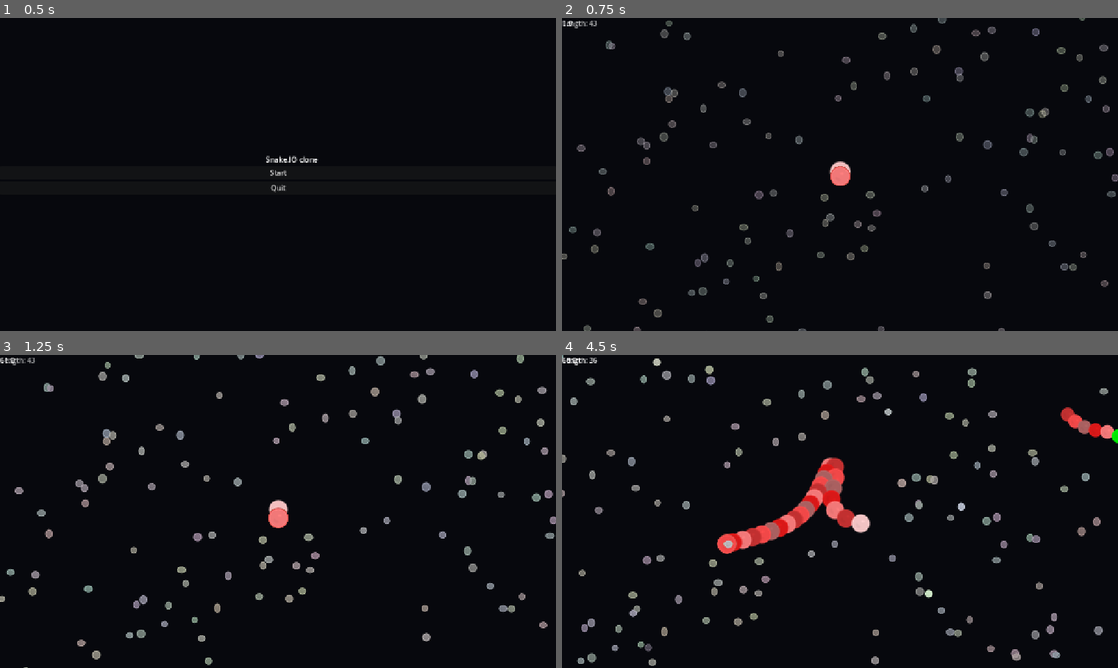
Above: before the commit, frames 1-4 (two rows, left to right).
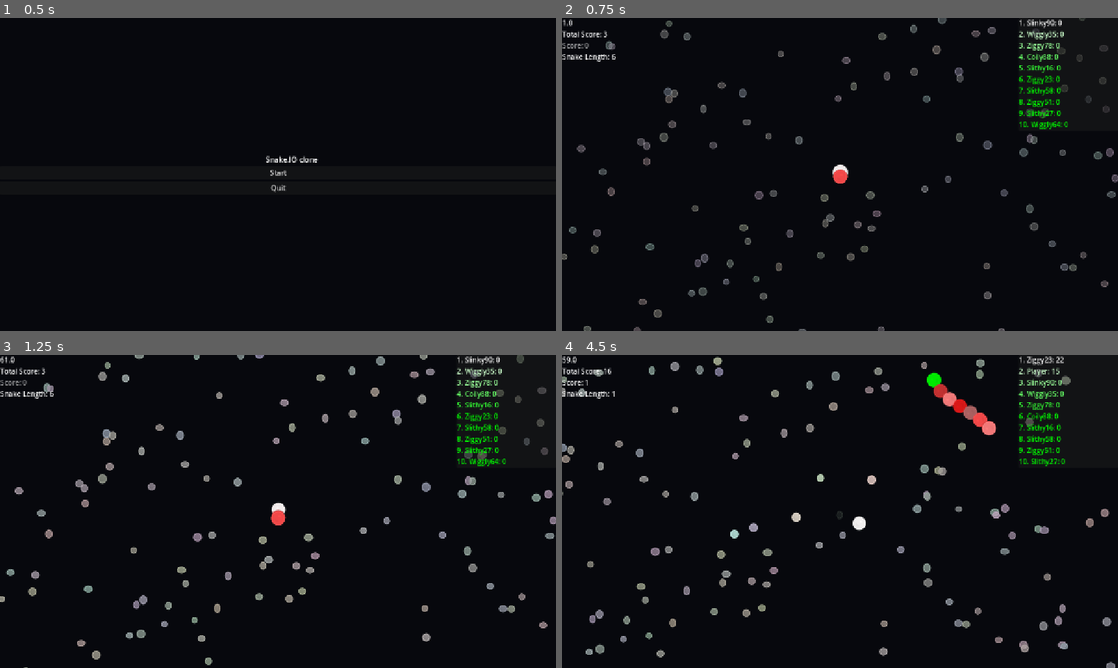
Above: after the commit, the same moments.

Repository: NotDomino/snake.io-clone
Game: Godot game, scene res://menu.tscn
Same seed, same stepped clock (60 frames per second), same inputs: the game is played once before the commit and once after it.
Inputs (mouse positions are in pixels of both pictures, inside the frame that each line leads up to):
- Up to frame 1 (0.5 s): no input
- Up to frame 2 (0.75 s): click "Start" at 0.5 s
- Up to frame 3 (1.25 s): no input
- Up to frame 4 (4.5 s): move the mouse to (962, 495) at 1.27 s; press the mouse at (962, 495) at 1.28 s; move the mouse to (728, 527) at 2.02 s; release the mouse at (728, 527) at 2.03 s; click (728, 527) at 2.1 s; move the mouse to (895, 442) at 2.77 s; press the mouse at (895, 442) at 2.78 s; move the mouse to (812, 574) at 3.52 s; release the mouse at (812, 574) at 3.53 s; click (812, 574) at 3.6 s; move the mouse to (1006, 558) at 4.27 s; press the mouse at (1006, 558) at 4.28 s

Frame 1 is identical in both runs. In frame 2, 2.7% of the frame differs, in the area x 0-100%, y 0-100%; in frame 3, 2.3%; in frame 4, 11%.

Commit message:
Added a leaderboard

Diff:
--- a/camera.gd
+++ b/camera.gd
@@ -1,6 +1,6 @@
 extends Camera2D
 
-@onready var snake_head = $"../SnakeHead"  # Adjust path if needed
+@onready var player_snake: Area2D = $"../PlayerSnake"
 
 func _physics_process(_delta):
-	global_position = snake_head.global_position
+	global_position = player_snake.global_position
--- a/global.gd
+++ b/global.gd
@@ -2,3 +2,7 @@
 
 const BODY_SEGMENT = preload("res://body_segment.tscn")
 const FOOD = preload("res://food.tscn")
+
+var name_pool: Array[String] = [
+	"Slithy", "Wiggly", "Ziggy", "Coily", "Nibbles", "Slinky"
+	]  # Playful; expand for variety
--- a/main.gd
+++ b/main.gd
@@ -1,7 +1,8 @@
 extends Node2D
 
-@onready var snake_head = $SnakeHead
+@onready var player_snake: Area2D = $PlayerSnake
 @onready var arena_boundary: Area2D = $ArenaBoundary
+@onready var leaderboard_container: VBoxContainer = %Leaderboard  # Add in UI.tscn: VBox top-right, font playful
 
 @export var food_scene: PackedScene  # Assign food.tscn in Inspector
 @export var enemy_scene: PackedScene  # Duplicate snake_head.tscn as enemy.tscn, assign in Inspector
@@ -15,45 +16,51 @@
 var target_food_density: int = 1  # Per 100x100 area; tweak for playful scatter without web node overload (aim <500 total)
 var center_bonus: float = 3.0  # Max density multiplier at exact center; tweak 2-5 for balance
 
-
-
+var leaderboard_timer: Timer
+var leaderboard: Array = []  # Sorted [snake, name, score]; fast array
 
 
 func _ready():
-	snake_head.area_entered.connect(func(area): if area.is_in_group("Food"): spawn_food())  # Respawn on eat
+	player_snake.area_entered.connect(func(area): if area.is_in_group("Food"): spawn_food())  # Respawn on eat
 
 	# Spawn initial snake head at center
-	snake_head.position = arena_boundary.position
+	player_snake.position = arena_boundary.position
 
 	arena_center = arena_boundary.position
 	arena_radius = (600 - 32) * 20  # 20x scale; web-ok floats, no precision loss under 1e5
 
 
-	for i in 40:  # Initial playful length; scales well for web start
-		snake_head.add_segment()
+	for i in 3:  # Initial playful length; scales well for web start
+		player_snake.add_segment()
 
 
-	for i in 30:  # Oversize pool for buffer; web-instantiate only at load
+	for i in 50:  # Oversize pool for buffer; web-instantiate only at load
 		var enemy = enemy_scene.instantiate()
 		enemy.visible = false
 		enemy.process_mode = Node.PROCESS_MODE_DISABLED
 		add_child(enemy)  # Tree early for refs
 		enemy_pool.append(enemy)
-	for i in 20:
+
+	for i in 40:
 		activate_enemy()
 
-	snake_head.died.connect(_on_snake_died)
+	player_snake.died.connect(_on_snake_died)
+	leaderboard_timer = Timer.new()
+	leaderboard_timer.wait_time = 1.0  # Low freq for web CPU opt
+	leaderboard_timer.autostart = true
+	leaderboard_timer.timeout.connect(update_leaderboard)
+	add_child(leaderboard_timer)
+	update_leaderboard()  # Initial
 
 	spawn_food()
 
 
 func _process(delta):
-	$%FPS.text = str(Engine.get_frames_per_second())
 	var cam_rect = get_viewport_rect()  # Simpler bounds; assumes camera centered on head, web-opt no inverse
-	cam_rect.position = snake_head.position - cam_rect.size / 2  # Offset to player view
+	cam_rect.position = player_snake.position - cam_rect.size / 2  # Offset to player view
 	foods = foods.filter(is_instance_valid)  # Prune freed refs; web-safe array clean to avoid crashes
-	var near_foods = foods.filter(func(f): return cam_rect.has_point(f.position) or f.position.distance_to(snake_head.position) < 2000)
-	var dist_to_center = snake_head.position.distance_to(arena_center)
+	var near_foods = foods.filter(func(f): return cam_rect.has_point(f.position) or f.position.distance_to(player_snake.position) < 2000)
+	var dist_to_center = player_snake.position.distance_to(arena_center)
 	var effective_density = target_food_density * (1 + center_bonus / (1 + dist_to_center / arena_radius * 0.1))  # Falloff bias; denser central, normalizes to radius scale
 	var target_count = effective_density * (cam_rect.size.x * cam_rect.size.y / 10000.0)
 	if near_foods.size() < target_count:
@@ -80,6 +87,8 @@
 	var dist = sqrt(randf()) * arena_radius * 0.8
 	enemy.position = arena_center + Vector2(cos(angle), sin(angle)) * dist
 	enemy.skin_hue_offset = randi_range(0, enemy.skin_colors.size() - 1)  # Per-bot shift for varied rainbow starts;
+	enemy.username = Global.name_pool[randi() % Global.name_pool.size()] + str(randi_range(1,99))  # e.g., "Slithy42"; web-light randi
+
 	enemy.visible = true
 	enemy.process_mode = Node.PROCESS_MODE_INHERIT
 	enemy.area_entered.connect(_on_enemy_collision.bind(enemy))
@@ -91,33 +100,34 @@
 	var food = food_scene.instantiate()
 	var angle = randf() * TAU
 	var dist = sqrt(randf()) * 1000
-	food.position = snake_head.position + Vector2(cos(angle), sin(angle)) * dist
+	food.position = player_snake.position + Vector2(cos(angle), sin(angle)) * dist
 	food.scale = Vector2(randf_range(0.8,1.2), randf_range(0.8,1.2))
 	food.food_value = randi_range(1, 3)
 	call_deferred("add_child", food)  # Safe during physics flush; web-opt defer
 	foods.append(food)
 
 
+func update_leaderboard():
+	leaderboard.clear()
+	leaderboard.append([player_snake, player_snake.username, player_snake.total_points])
+	for enemy in enemies:
+		leaderboard.append([enemy, enemy.username, enemy.total_points])  # bot_name from below
+	leaderboard.sort_custom(func(a,b): return a[2] > b[2])  # Descending score; fast for <30
+	if leaderboard.size() > 10: leaderboard.resize(10)  # Cap for UI/perf
+
 func _on_food_eaten(body: Node2D, food: Area2D):
-	if body == snake_head:
+	if body == player_snake:
 		# Grow snake later; for now, respawn
 		food.queue_free()
 		spawn_food()
 
 
 func _on_snake_died():
-	# Quick reset for web playtesting; expand to score/UI later
-	for seg in snake_head.body_segments:
-		seg.queue_free()
-	snake_head.body_segments.clear()
-	snake_head.position = arena_center
-
-	for i in 3:
-		snake_head.add_segment()
+	get_tree().change_scene_to_file("res://menu.tscn")  # Instant menu return; web-opt lightweight transition
 
 
 func _on_enemy_collision(area: Area2D, enemy: Area2D):
-	if area == snake_head:  # Player kills enemy head-on
+	if area == player_snake:  # Player kills enemy head-on
 		enemy.died.emit()
 	elif area.is_in_group("EnemyBody") and area.get_parent() != enemy:  # Cross-body kills
 		enemy.died.emit()
--- a/main.tscn
+++ b/main.tscn
@@ -1,13 +1,12 @@
-[gd_scene load_steps=11 format=3 uid="uid://ukyxuh8tegn"]
+[gd_scene load_steps=10 format=3 uid="uid://ukyxuh8tegn"]
 
 [ext_resource type="Script" uid="uid://ln4pccee6du0" path="res://main.gd" id="1_0xm2m"]
 [ext_resource type="PackedScene" uid="uid://b5x8gdvwf2mwd" path="res://food.tscn" id="2_272bh"]
 [ext_resource type="Script" uid="uid://neeo7itqeuhy" path="res://arena_boundary.gd" id="2_h2yge"]
 [ext_resource type="Texture2D" uid="uid://defku1jpgspch" path="res://arena.png" id="3_1bvp3"]
 [ext_resource type="PackedScene" uid="uid://d4jadokw86g2p" path="res://enemy.tscn" id="3_kek77"]
-[ext_resource type="PackedScene" uid="uid://dtcs2fonkf2iq" path="res://snake_head.tscn" id="6_5vw27"]
+[ext_resource type="PackedScene" uid="uid://dtcs2fonkf2iq" path="res://player_snake.tscn" id="6_5vw27"]
 [ext_resource type="Script" uid="uid://cwmum4vuw1yw1" path="res://camera.gd" id="6_7mycd"]
-[ext_resource type="PackedScene" uid="uid://pejy3klv2ash" path="res://body_segment.tscn" id="9_kek77"]
 [ext_resource type="Script" uid="uid://vdffxghg6vdd" path="res://ui.gd" id="11_efxa6"]
 
 [sub_resource type="CircleShape2D" id="CircleShape2D_0xm2m"]
@@ -24,17 +23,53 @@
 follow_viewport_scale = 1.23
 script = ExtResource("11_efxa6")
 
-[node name="Score" type="Label" parent="UI"]
+[node name="Debug" type="VBoxContainer" parent="UI"]
+offset_right = 40.0
+offset_bottom = 40.0
+
+[node name="FPS" type="Label" parent="UI/Debug"]
 unique_name_in_owner = true
-offset_right = 45.0
-offset_bottom = 23.0
-text = "SCore"
+layout_mode = 2
+text = "FPS"
 
-[node name="FPS" type="Label" parent="UI"]
+[node name="Total Score" type="Label" parent="UI/Debug"]
 unique_name_in_owner = true
-offset_right = 45.0
-offset_bottom = 23.0
-text = "SCore"
+layout_mode = 2
+text = "Total Score: "
+
+[node name="Score" type="Label" parent="UI/Debug"]
+unique_name_in_owner = true
+layout_mode = 2
+text = "Score"
+
+[node name="SnakeLength" type="Label" parent="UI/Debug"]
+unique_name_in_owner = true
+layout_mode = 2
+text = "Snake Length"
+
+[node name="Panel" type="Panel" parent="UI"]
+anchors_preset = -1
+anchor_left = 0.821094
+anchor_right = 1.0
+anchor_bottom = 0.359722
+grow_horizontal = 0
+size_flags_horizontal = 3
+size_flags_vertical = 3
+metadata/_edit_use_anchors_ = true
+
+[node name="Leaderboard" type="VBoxContainer" parent="UI/Panel"]
+unique_name_in_owner = true
+layout_mode = 1
+anchors_preset = 15
+anchor_right = 1.0
+anchor_bottom = 1.0
+grow_horizontal = 2
+grow_vertical = 2
+
+[node name="Label" type="Label" parent="UI/Panel/Leaderboard"]
+layout_mode = 2
+size_flags_horizontal = 4
+size_flags_vertical = 6
 
 [node name="ArenaBoundary" type="Area2D" parent="."]
 script = ExtResource("2_h2yge")
@@ -47,18 +82,8 @@
 scale = Vector2(20, 20)
 texture = ExtResource("3_1bvp3")
 
-[node name="SnakeHead" parent="." groups=["SnakeHead"] instance=ExtResource("6_5vw27")]
-
 [node name="Camera2D" type="Camera2D" parent="."]
 position_smoothing_enabled = true
 script = ExtResource("6_7mycd")
 
-[node name="BodySegment" parent="." instance=ExtResource("9_kek77")]
-visible = false
-position = Vector2(-13, 12)
-collision_layer = 2
-collision_mask = 3
-
-[node name="Label" type="Label" parent="."]
-offset_right = 40.0
-offset_bottom = 23.0
+[node name="PlayerSnake" parent="." instance=ExtResource("6_5vw27")]
--- a/player_snake.gd
+++ b/player_snake.gd
@@ -1,10 +1,14 @@
 extends Snake
+
+func _ready() -> void:
+	super()
+	username = "Player"
 
 func _physics_process(delta):
 	var mouse_pos = get_global_mouse_position()
 	var target_dir = (mouse_pos - position).normalized()
 	if target_dir != Vector2.ZERO:
 		next_direction = target_dir
-	is_boosting = Input.is_mouse_button_pressed(MOUSE_BUTTON_LEFT) and body_segments.size() > 0
+	is_boosting = Input.is_action_pressed("boost") and body_segments.size() > 0
 	speed = boost_speed if is_boosting else base_speed
 	super._physics_process(delta)
--- a/snake_head.tscn
+++ b/player_snake.tscn
@@ -7,7 +7,7 @@
 [sub_resource type="CircleShape2D" id="CircleShape2D_4c57u"]
 radius = 16.0
 
-[node name="SnakeHead" type="Area2D"]
+[node name="PlayerSnake" type="Area2D"]
 y_sort_enabled = true
 collision_layer = 2
 script = ExtResource("1_idn06")
--- a/project.godot
+++ b/project.godot
@@ -26,6 +26,15 @@
 window/stretch/mode="canvas_items"
 window/stretch/aspect="expand"
 
+[input]
+
+boost={
+"deadzone": 0.2,
+"events": [Object(InputEventMouseButton,"resource_local_to_scene":false,"resource_name":"","device":-1,"window_id":0,"alt_pressed":false,"shift_pressed":false,"ctrl_pressed":false,"meta_pressed":false,"button_mask":0,"position":Vector2(0, 0),"global_position":Vector2(0, 0),"factor":1.0,"button_index":1,"canceled":false,"pressed":false,"double_click":false,"script":null)
+, Object(InputEventKey,"resource_local_to_scene":false,"resource_name":"","device":-1,"window_id":0,"alt_pressed":false,"shift_pressed":false,"ctrl_pressed":false,"meta_pressed":false,"pressed":false,"keycode":0,"physical_keycode":32,"key_label":0,"unicode":32,"location":0,"echo":false,"script":null)
+]
+}
+
 [physics]
 
 common/physics_ticks_per_second=120
--- a/snake.gd
+++ b/snake.gd
@@ -5,6 +5,7 @@
 var parent: Node  # Cache for add_segment perf
 var body_segments = []  # Array for tail nodes later
 var points: int = 0  # Total eaten; drives scale/growth
+var total_points: int = 0
 var next_growth_cost: int = 1  # Starts low; increases per segment
 var growth_multiplier: float = 1.2  # Exponent base; tweak for balance (1.1-1.5)
 var speed = 300  # Pixels per second, optimized for smooth web perf
@@ -18,6 +19,8 @@
 var next_direction = direction
 var follow_speed: float = speed / segment_size
 var is_dying: bool = false  # Avoids double-die on mutual hits
+var username: String = "Bot"
+
 
 var skin_colors: Array[Color] = [
 	Color(1.0, 0.3, 0.3), Color(0.8, 0.2, 0.2), Color(1.0, 0.5, 0.5),
@@ -97,10 +100,12 @@
 		var kill_fx = create_tween()
 		kill_fx.tween_property(self, "modulate", Color(1,0.5,0.5), 0.1)
 		kill_fx.tween_property(self, "modulate", Color(1,1,1), 0.1)
+
 	if area.is_in_group("Food"):
 		area.call_deferred("queue_free")
 		get_parent().foods.erase(area)
 		points += area.food_value
+		total_points += area.food_value  # Base eat score
 		while points >= next_growth_cost:
 			add_segment()
 			points -= next_growth_cost
--- a/ui.gd
+++ b/ui.gd
@@ -1,8 +1,24 @@
 extends CanvasLayer
 
-@onready var score_label = $Score
-@onready var snake_head: Area2D = $"../SnakeHead"
+@onready var score_label: Label = %Score
+@onready var total_score: Label = %"Total Score"
+@onready var snake_length: Label = %SnakeLength
+@onready var player_snake: Area2D = $"../PlayerSnake"
+@onready var fps: Label = %FPS
+@onready var leaderboard: VBoxContainer = %Leaderboard
 
 func _process(_delta):
-	score_label.text = "Length: %d" % (snake_head.body_segments.size() + 1)
 	score_label.modulate = Color(1,1,1, sin(Time.get_ticks_msec() * 0.001) * 0.2 + 0.8)  # Subtle pulse for playful UI glow, zero extra draw calls
+	snake_length.text = "Snake Length: %d" % (player_snake.body_segments.size() + 1)
+	score_label.text = "Score: %d" % (player_snake.points)
+	total_score.text = "Total Score: %d" % (player_snake.total_points)
+	fps.text = str(Engine.get_frames_per_second())
+
+	for child in leaderboard.get_children():
+		child.queue_free()  # Clear; web-mem opt over hide
+	for i in get_parent().leaderboard.size():
+		var entry = Label.new()
+		var lb = get_parent().leaderboard[i]
+		entry.text = "%d. %s: %d" % [i+1, lb[1], lb[2]]
+		entry.modulate = Color(1 - i*0.2, 1, 1 - i*0.2)  # Gold to silver fade for playful rank vibe
+		leaderboard.add_child(entry)
